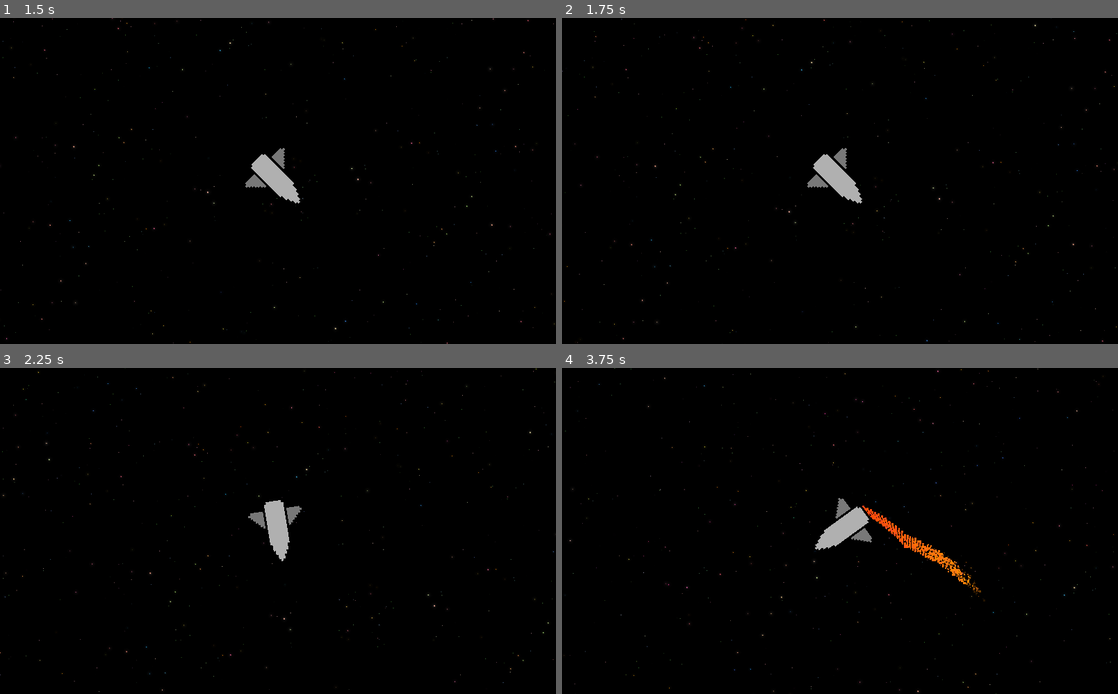
Above: before the commit, frames 1-4 (two rows, left to right).
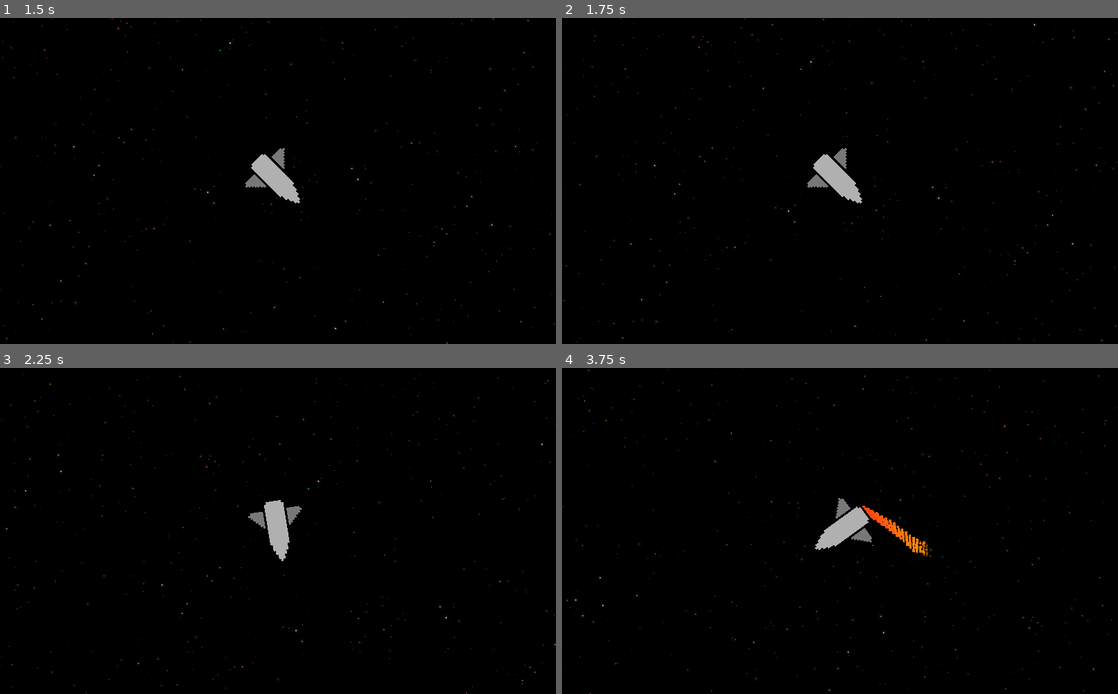
Above: after the commit, the same moments.

Repository: mariothedog/Holes-Theme
Game: Godot game, scene res://Space/Space.tscn
Same seed, same stepped clock (60 frames per second), same inputs: the game is played once before the commit and once after it.
Inputs:
- Up to frame 1 (1.5 s): tap Enter at 0.5 s; hold D (turn_right) 0.53-1.28 s; hold S (brake) from 1.28 s (still down)
- Up to frame 2 (1.75 s): keep holding S (brake)
- Up to frame 3 (2.25 s): release S (brake) at 2.03 s; hold D (turn_right) from 2.03 s (still down)
- Up to frame 4 (3.75 s): release D (turn_right) at 2.78 s; hold W (thrust) 2.78-3.53 s; hold A (turn_left) from 3.53 s (still down)

Frame 1 is identical in both runs. In frame 2, 0.3% of the frame differs, in the area x 0-100%, y 0-100%; in frame 3, 0.4%; in frame 4, 0.9%.

Commit message:
Improved rocket particle effect and added friction

Diff:
--- a/Rocket/Rocket.gd
+++ b/Rocket/Rocket.gd
@@ -2,8 +2,8 @@
 
 const rotation_amount = 3
 const acc = 10
-const fire_particles_lifetime = 0.75
-const terminal_velocity = 300
+const fire_particles_lifetime = 0.3
+const terminal_velocity = 400
 
 var velocity = Vector2()
 
@@ -19,8 +19,6 @@
 	if Input.is_action_pressed("thrust"):
 		velocity += Vector2(0, -acc).rotated(rotation)
 		$CPUParticles2D.emitting = true
-		#$CPUParticles2D.visible = true
-		#$CPUParticles2D.modulate.a = 1
 		$"Particle Stop Delay".start()
 		if $AnimationPlayer.is_playing():
 			$AnimationPlayer.stop()
@@ -37,6 +35,8 @@
 		rotate(deg2rad(-rotation_amount))
 
 func movement(delta):
+	velocity *= 0.997
+
 	if velocity.length() > terminal_velocity:
 		velocity = velocity.normalized() * terminal_velocity
 	velocity = move_and_slide(velocity)
@@ -48,5 +48,4 @@
 	$AnimationPlayer.play("Stop Fire")
 	yield($AnimationPlayer, "animation_finished")
 	$CPUParticles2D.emitting = false
-	#$CPUParticles2D.visible = false
 	$CPUParticles2D.lifetime = fire_particles_lifetime
--- a/Rocket/Rocket.tscn
+++ b/Rocket/Rocket.tscn
@@ -9,7 +9,7 @@
 _data = [ Vector2( 0, 144.545 ), 0.0, 0.0, 0, 0, Vector2( 1, -200 ), 0.0, 0.0, 0, 0 ]
 
 [sub_resource type="Gradient" id=2]
-offsets = PoolRealArray( 0, 0.874172, 1 )
+offsets = PoolRealArray( 0, 0.807947, 1 )
 colors = PoolColorArray( 1, 0.328125, 0, 1, 1, 0.563954, 0, 1, 1, 0.584314, 0, 0 )
 
 [sub_resource type="RectangleShape2D" id=3]
@@ -28,7 +28,7 @@
 "times": PoolRealArray( 0, 2 ),
 "transitions": PoolRealArray( 1, 1 ),
 "update": 0,
-"values": [ 0.75, 0.01 ]
+"values": [ 0.3, 0.01 ]
 }
 tracks/1/type = "value"
 tracks/1/path = NodePath("CPUParticles2D:modulate")
@@ -48,18 +48,17 @@
 
 [node name="CPUParticles2D" type="CPUParticles2D" parent="."]
 position = Vector2( 0, 61 )
-emitting = false
 amount = 1000
-lifetime = 0.75
+lifetime = 0.3
 lifetime_randomness = 0.4
 local_coords = false
 emission_shape = 2
 emission_rect_extents = Vector2( 12, 0 )
 linear_accel = 100.0
 linear_accel_curve = SubResource( 1 )
-radial_accel = -25.0
+radial_accel = -60.0
 radial_accel_random = 1.0
-scale_amount = 4.0
+scale_amount = 5.0
 scale_amount_random = 1.0
 color_ramp = SubResource( 2 )
 hue_variation = -0.05
